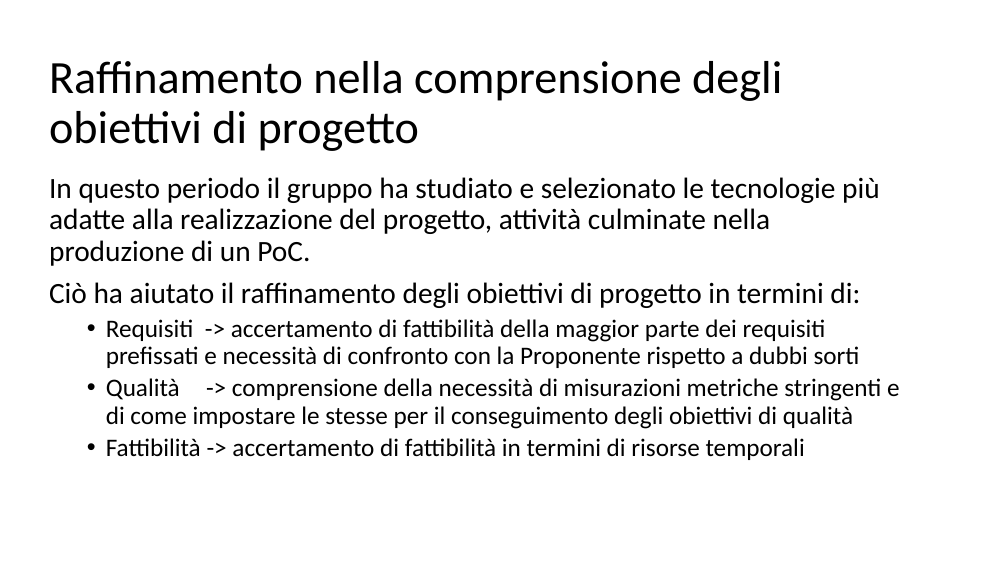
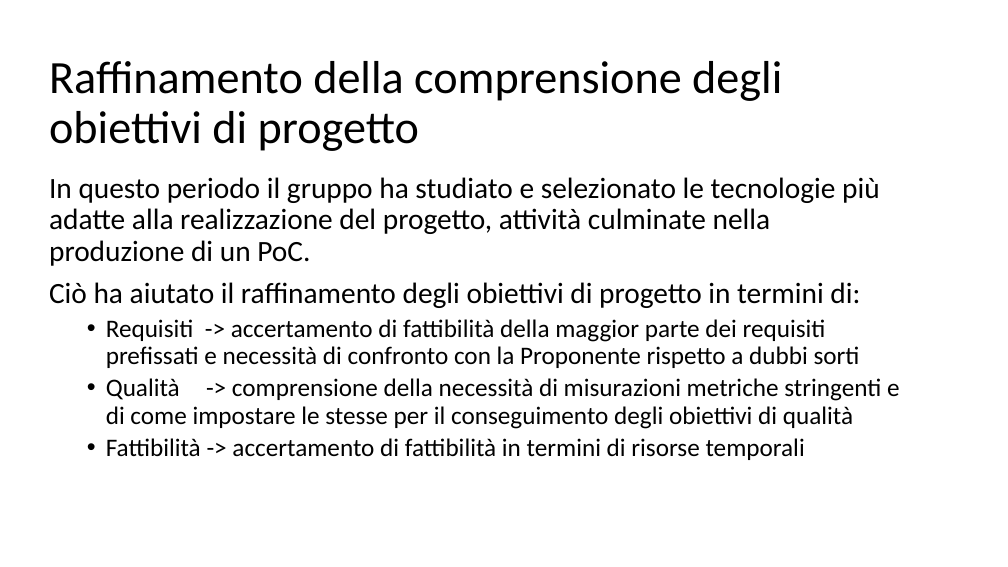
Before and after one commit to Italiaracerx/progettoSWE, a slide deck: slide 4 of Presentazioni/Presentazione RP 19-03-2018.pptx (slide 2 before the commit). Drawn at 1008x567 pixels with LibreOffice and Linux fonts; fonts in the diff are those of the drawing. Boxes give left, top, right and bottom in pixels: in the first picture for what was removed or moved away, otherwise in the second. Text is boxed around its words. In the diff, an @@ line names an element or a change of style, - is before the commit and + after.

```diff
--- a/Presentazioni/Presentazione RP 19-03-2018.pptx
+++ b/Presentazioni/Presentazione RP 19-03-2018.pptx
@@ title at <box>49,61,782,151</box>: text changed @@
-Raffinamento nella comprensione degli obiettivi di progetto
+Raffinamento della comprensione degli obiettivi di progetto
```
Also in this commit, not shown: 4 other slides changed, 10 slides added.
